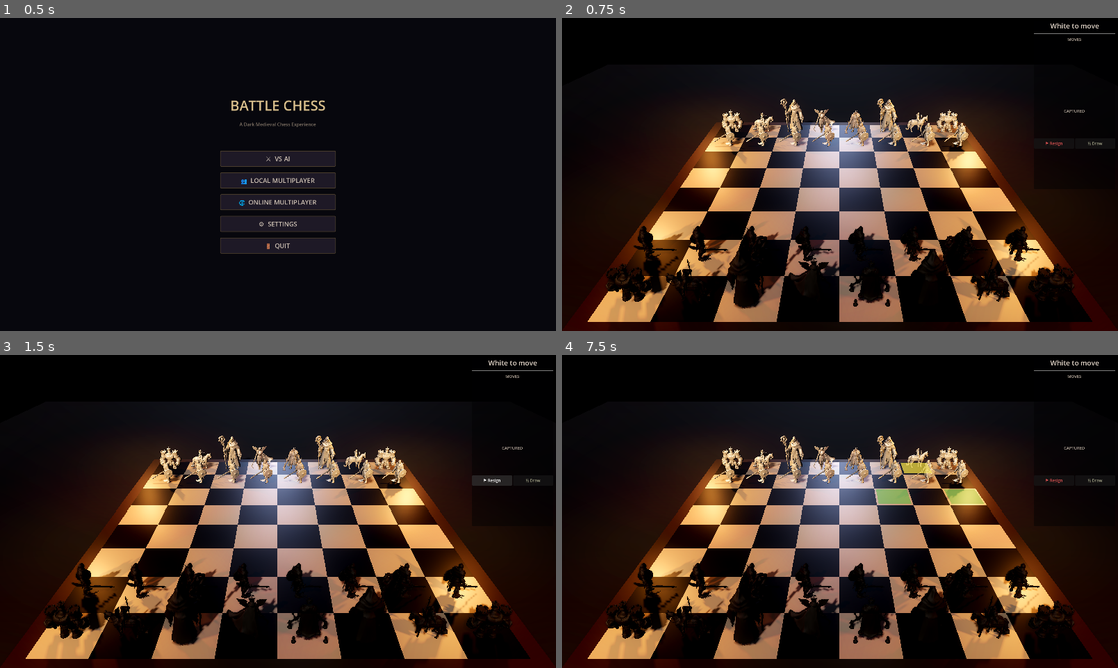
Above: before the commit, frames 1-4 (two rows, left to right).
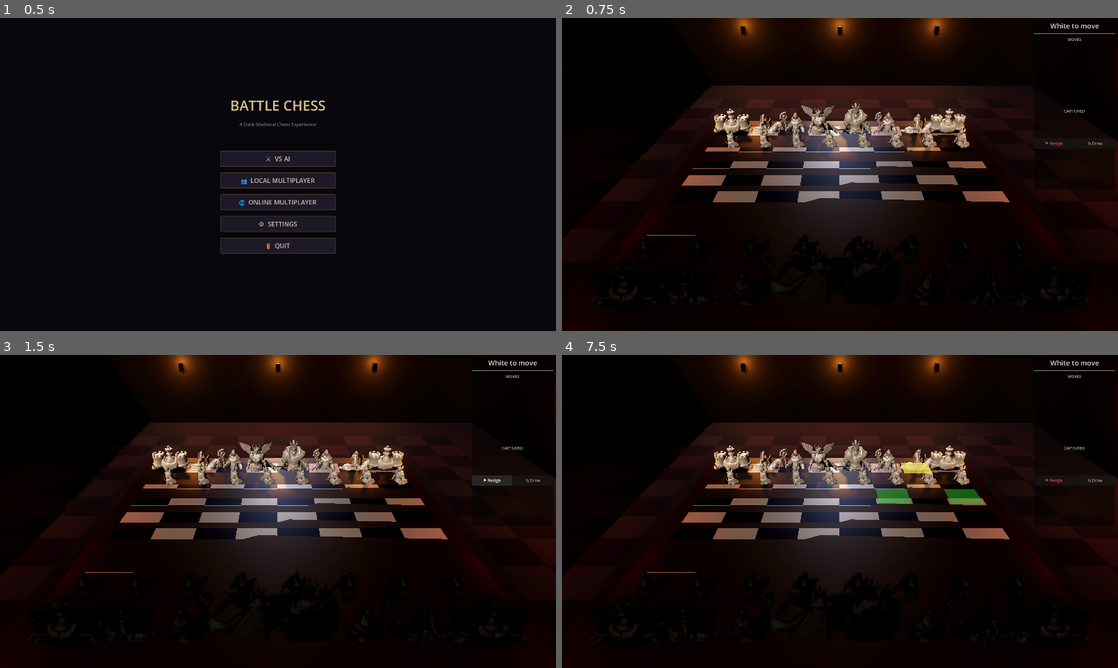
Above: after the commit, the same moments.

Repository: jmmcclure/battlechess
Game: Godot game, scene res://scenes/main.tscn
Same seed, same stepped clock (60 frames per second), same inputs: the game is played once before the commit and once after it.
Inputs (mouse positions are in pixels of both pictures, inside the frame that each line leads up to):
- Up to frame 1 (0.5 s): no input
- Up to frame 2 (0.75 s): click "⚔ VS AI" at 0.5 s
- Up to frame 3 (1.5 s): click "⚑ Resign" at 1.25 s
- Up to frame 4 (7.5 s): click "½ Draw" at 2 s; click "⚑ Resign" at 2.75 s; click "½ Draw" at 3.5 s; click "⚑ Resign" at 4.25 s; click "½ Draw" at 5 s; tap Enter at 5.75, 7.25 s; move the mouse to (962, 495) at 5.77 s; click (962, 495) at 5.92 s; tap Space at 6.02, 6.5 s; drag from (728, 527) to (812, 574) at 6.52 s; move the mouse to (895, 442) at 7.27 s; click (895, 442) at 7.42 s

Frame 1 is identical in both runs. In frame 2, 38% of the frame differs, in the area x 1-100%, y 0-100%; in frame 3, 38%; in frame 4, 38%.

Commit message:
Castle environment + fix piece scaling
- Replace AABB-based scaling with manual uniform scales per piece type
  (Pawn=1.8, Rook=3.0, Knight=2.8, Bishop=2.8, Queen=3.5, King=3.8)
- Castle interior: stone walls (back, left, right), ceiling, corner pillars
- Wall-mounted sconce torches (7 total) with metal brackets
- Stone flagstone floor tiles around the board
- Ornate wooden board frame border
- Dark ceiling barely visible overhead
- Moonlight fill from behind camera

Co-authored-by: Copilot <223556219+Copilot@users.noreply.github.com>

Diff:
--- a/scripts/chess/board.gd
+++ b/scripts/chess/board.gd
@@ -234,8 +234,11 @@
 		var model_instance: Node3D = model_scene.instantiate()
 		model_instance.name = "Model"
 		piece.add_child(model_instance)
-		# Fit the model to the board square
-		_fit_model_to_square(model_instance, type)
+		# Apply uniform scale per piece type — tuned manually
+		var piece_scales := [0.0, 1.8, 3.0, 2.8, 2.8, 3.5, 3.8]
+		var s: float = piece_scales[type]
+		model_instance.scale = Vector3(s, s, s)
+		model_instance.position.y = 0.1  # Slight lift above board
 		# Apply color tint
 		_apply_color_material(model_instance, color)
 	else:
--- a/scripts/game_controller.gd
+++ b/scripts/game_controller.gd
@@ -80,59 +80,170 @@
 
 
 func _setup_environment() -> void:
-	# Torches around the board — warm flickering light
-	var torch_positions := [
-		Vector3(-10, 4, -10), Vector3(10, 4, -10),
-		Vector3(-10, 4, 10), Vector3(10, 4, 10),
-		Vector3(-10, 4, 0), Vector3(10, 4, 0),  # Mid-side torches
-	]
-	for i in range(torch_positions.size()):
-		var torch_light := OmniLight3D.new()
-		torch_light.position = torch_positions[i]
-		torch_light.light_color = Color(1.0, 0.65, 0.25)
-		torch_light.light_energy = 2.5
-		torch_light.omni_range = 14.0
-		torch_light.omni_attenuation = 1.2
-		torch_light.shadow_enabled = true
-		torch_light.name = "Torch_%d" % i
-		add_child(torch_light)
-
-	# Fill light from behind camera — subtle blue moonlight
-	var fill_light := DirectionalLight3D.new()
-	fill_light.rotation_degrees = Vector3(-20, 180, 0)
-	fill_light.light_energy = 0.15
-	fill_light.light_color = Color(0.6, 0.7, 0.9)
-	fill_light.name = "FillLight"
-	add_child(fill_light)
-
-	# Stone floor beneath the board
+	# === Castle floor — large stone flagstones ===
 	var floor_mesh := MeshInstance3D.new()
-	var plane := PlaneMesh.new()
-	plane.size = Vector2(50, 50)
-	floor_mesh.mesh = plane
+	var floor_plane := PlaneMesh.new()
+	floor_plane.size = Vector2(60, 60)
+	floor_mesh.mesh = floor_plane
 	floor_mesh.position.y = -0.1
 	var floor_mat := StandardMaterial3D.new()
-	floor_mat.albedo_color = Color(0.06, 0.05, 0.04)
-	floor_mat.roughness = 0.85
-	floor_mat.metallic = 0.05
+	floor_mat.albedo_color = Color(0.12, 0.1, 0.08)
+	floor_mat.roughness = 0.9
+	floor_mat.metallic = 0.02
 	floor_mesh.material_override = floor_mat
-	floor_mesh.name = "Floor"
+	floor_mesh.name = "CastleFloor"
 	add_child(floor_mesh)
 
-	# Board frame — decorative border around the playing surface
-	var frame_size: float = 2.0 * 8 + 1.2  # SQUARE_SIZE * 8 + border
+	# === Stone tile grid on floor for castle look ===
+	var tile_mat_dark := StandardMaterial3D.new()
+	tile_mat_dark.albedo_color = Color(0.08, 0.07, 0.06)
+	tile_mat_dark.roughness = 0.85
+	var tile_mat_light := StandardMaterial3D.new()
+	tile_mat_light.albedo_color = Color(0.14, 0.12, 0.1)
+	tile_mat_light.roughness = 0.85
+	for tx in range(-6, 7):
+		for tz in range(-6, 7):
+			# Skip tiles under the chess board
+			if abs(tx) <= 4 and abs(tz) <= 4:
+				continue
+			var tile := MeshInstance3D.new()
+			var tp := PlaneMesh.new()
+			tp.size = Vector2(2.0, 2.0)
+			tile.mesh = tp
+			tile.position = Vector3(tx * 2.1, -0.09, tz * 2.1)
+			tile.material_override = tile_mat_dark if (tx + tz) % 2 == 0 else tile_mat_light
+			tile.name = "FloorTile_%d_%d" % [tx + 6, tz + 6]
+			add_child(tile)
+
+	# === Board frame — ornate wooden border ===
+	var board_extent: float = 2.0 * 8  # SQUARE_SIZE * BOARD_SIZE
 	var frame := MeshInstance3D.new()
 	var frame_mesh := BoxMesh.new()
-	frame_mesh.size = Vector3(frame_size, 0.15, frame_size)
+	frame_mesh.size = Vector3(board_extent + 1.5, 0.2, board_extent + 1.5)
 	frame.mesh = frame_mesh
-	frame.position.y = -0.08
+	frame.position.y = -0.1
 	var frame_mat := StandardMaterial3D.new()
-	frame_mat.albedo_color = Color(0.18, 0.12, 0.06)
-	frame_mat.roughness = 0.5
-	frame_mat.metallic = 0.15
+	frame_mat.albedo_color = Color(0.2, 0.13, 0.06)
+	frame_mat.roughness = 0.45
+	frame_mat.metallic = 0.1
 	frame.material_override = frame_mat
 	frame.name = "BoardFrame"
 	add_child(frame)
+
+	# === Castle walls ===
+	var wall_color := Color(0.14, 0.12, 0.1)
+	var wall_height: float = 12.0
+	var wall_thickness: float = 1.0
+	var wall_distance: float = 18.0
+
+	# Back wall (behind black pieces)
+	_build_wall(Vector3(0, wall_height / 2.0, -wall_distance),
+		Vector3(wall_distance * 2.5, wall_height, wall_thickness), wall_color, "BackWall")
+	# Left wall
+	_build_wall(Vector3(-wall_distance, wall_height / 2.0, 0),
+		Vector3(wall_thickness, wall_height, wall_distance * 2.5), wall_color, "LeftWall")
+	# Right wall
+	_build_wall(Vector3(wall_distance, wall_height / 2.0, 0),
+		Vector3(wall_thickness, wall_height, wall_distance * 2.5), wall_color, "RightWall")
+
+	# === Wall sconce torches ===
+	var sconce_positions := [
+		# Back wall sconces
+		Vector3(-8, 5, -wall_distance + 1.0),
+		Vector3(0, 5, -wall_distance + 1.0),
+		Vector3(8, 5, -wall_distance + 1.0),
+		# Left wall sconces
+		Vector3(-wall_distance + 1.0, 5, -6),
+		Vector3(-wall_distance + 1.0, 5, 6),
+		# Right wall sconces
+		Vector3(wall_distance - 1.0, 5, -6),
+		Vector3(wall_distance - 1.0, 5, 6),
+	]
+	for i in range(sconce_positions.size()):
+		# Torch bracket (small box)
+		var bracket := MeshInstance3D.new()
+		var bracket_mesh := BoxMesh.new()
+		bracket_mesh.size = Vector3(0.3, 0.6, 0.3)
+		bracket.mesh = bracket_mesh
+		bracket.position = sconce_positions[i] - Vector3(0, 0.3, 0)
+		var bracket_mat := StandardMaterial3D.new()
+		bracket_mat.albedo_color = Color(0.15, 0.1, 0.05)
+		bracket_mat.metallic = 0.6
+		bracket_mat.roughness = 0.4
+		bracket.material_override = bracket_mat
+		bracket.name = "TorchBracket_%d" % i
+		add_child(bracket)
+
+		# Warm torch light
+		var torch := OmniLight3D.new()
+		torch.position = sconce_positions[i]
+		torch.light_color = Color(1.0, 0.6, 0.2)
+		torch.light_energy = 3.0
+		torch.omni_range = 16.0
+		torch.omni_attenuation = 1.3
+		torch.shadow_enabled = true
+		torch.name = "Sconce_%d" % i
+		add_child(torch)
+
+	# === Ceiling (dark, barely visible) ===
+	var ceiling := MeshInstance3D.new()
+	var ceiling_plane := PlaneMesh.new()
+	ceiling_plane.size = Vector2(50, 50)
+	ceiling.mesh = ceiling_plane
+	ceiling.position.y = wall_height
+	ceiling.rotation_degrees.x = 180
+	var ceiling_mat := StandardMaterial3D.new()
+	ceiling_mat.albedo_color = Color(0.04, 0.03, 0.03)
+	ceiling_mat.roughness = 1.0
+	ceiling.material_override = ceiling_mat
+	ceiling.name = "Ceiling"
+	add_child(ceiling)
+
+	# === Stone pillars at corners ===
+	var pillar_positions := [
+		Vector3(-wall_distance, 0, -wall_distance),
+		Vector3(wall_distance, 0, -wall_distance),
+		Vector3(-wall_distance, 0, wall_distance),
+		Vector3(wall_distance, 0, wall_distance),
+	]
+	for i in range(pillar_positions.size()):
+		var pillar := MeshInstance3D.new()
+		var cyl := CylinderMesh.new()
+		cyl.top_radius = 0.6
+		cyl.bottom_radius = 0.8
+		cyl.height = wall_height
+		pillar.mesh = cyl
+		pillar.position = pillar_positions[i] + Vector3(0, wall_height / 2.0, 0)
+		var pillar_mat := StandardMaterial3D.new()
+		pillar_mat.albedo_color = Color(0.16, 0.14, 0.12)
+		pillar_mat.roughness = 0.8
+		pillar_mat.metallic = 0.05
+		pillar.material_override = pillar_mat
+		pillar.name = "Pillar_%d" % i
+		add_child(pillar)
+
+	# Fill light — subtle blue moonlight from behind camera
+	var fill_light := DirectionalLight3D.new()
+	fill_light.rotation_degrees = Vector3(-20, 180, 0)
+	fill_light.light_energy = 0.12
+	fill_light.light_color = Color(0.5, 0.6, 0.8)
+	fill_light.name = "MoonlightFill"
+	add_child(fill_light)
+
+
+func _build_wall(pos: Vector3, size: Vector3, color: Color, wall_name: String) -> void:
+	var wall := MeshInstance3D.new()
+	var box := BoxMesh.new()
+	box.size = size
+	wall.mesh = box
+	wall.position = pos
+	var mat := StandardMaterial3D.new()
+	mat.albedo_color = color
+	mat.roughness = 0.9
+	mat.metallic = 0.02
+	wall.material_override = mat
+	wall.name = wall_name
+	add_child(wall)
 
 
 func _on_game_started(_mode: String) -> void:
